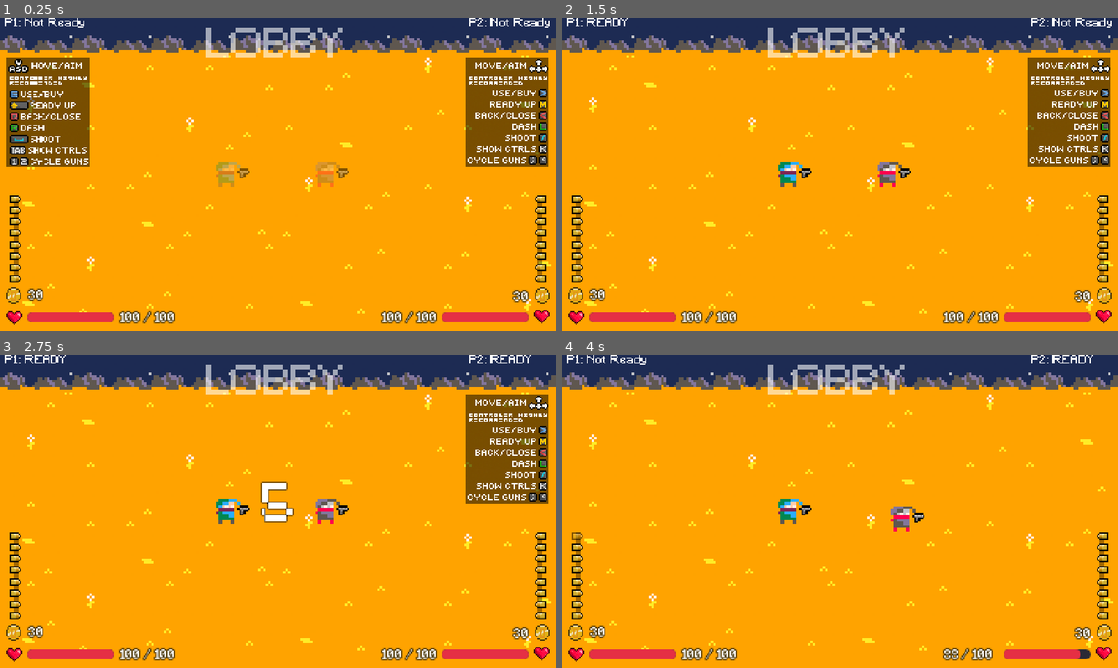
Above: before the commit, frames 1-4 (two rows, left to right).
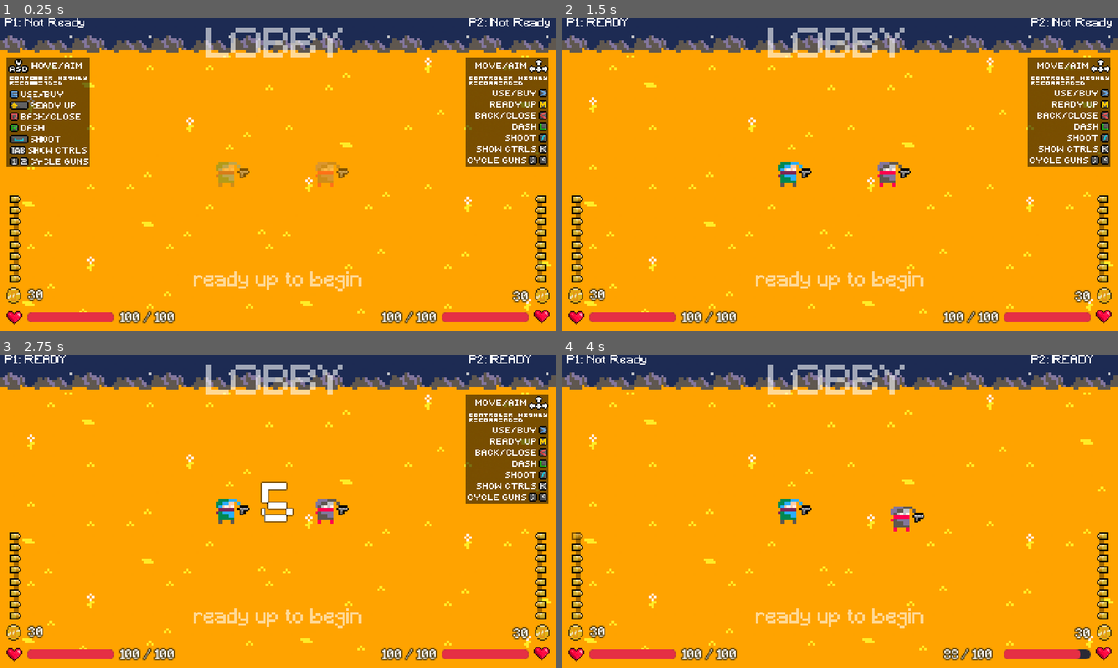
Above: after the commit, the same moments.

Repository: SamZhang150/rivals-ascent
Game: Godot game, scene res://scenes/core/splitscreen.tscn
The game is run twice, just before and just after one commit, with the same random seed, the same clock (stepped at 60 frames per second) and the same inputs.
Inputs (mouse positions are in pixels of both pictures, inside the frame that each line leads up to):
- Up to frame 1 (0.25 s): no input
- Up to frame 2 (1.5 s): move the mouse to (962, 158) at 0.52 s; hold Shift (p1_ready) 0.53-1.28 s; click (962, 158) at 0.67 s; tap Enter at 1.25 s; move the mouse to (728, 190) at 1.27 s; tap Tab (p1_toggle_controls) at 1.35 s; click (728, 190) at 1.42 s
- Up to frame 3 (2.75 s): tap Space at 2 s; move the mouse to (333, 442) at 2.02 s; hold M (p2_ready) from 2.03 s (still down); click (333, 442) at 2.17 s
- Up to frame 4 (4 s): tap Enter at 2.75 s; move the mouse to (812, 574) at 2.77 s; release M (p2_ready) at 2.78 s; tap K (p2_toggle_controls) at 2.85 s; click (812, 574) at 2.92 s; tap Space at 3.5 s; move the mouse to (1006, 558) at 3.52 s; hold Shift (p1_ready) from 3.53 s (still down); click (1006, 558) at 3.67 s

The runs differ from the first frame. In frame 1, 0.5% of the frame differs, in the area x 34-65%, y 80-88%; in frame 2, 0.5%; in frame 3, 0.5%; in frame 4, 0.5%.

Commit message:
add citations

Diff:
--- a/scenes/core/splitscreen.tscn
+++ b/scenes/core/splitscreen.tscn
@@ -209,6 +209,7 @@
 [node name="AmmoUIRight" parent="UI" unique_id=917244202 instance=ExtResource("10_ammo")]
 
 [node name="ControlsUILeft" type="Control" parent="UI" unique_id=1979661846]
+z_index = 10
 layout_mode = 3
 anchors_preset = 0
 offset_right = 40.0
@@ -222,6 +223,7 @@
 animation = &"controlskey"
 
 [node name="ControlsUIRight" type="Control" parent="UI" unique_id=1536005814]
+z_index = 10
 layout_mode = 3
 anchors_preset = 0
 offset_right = 40.0
@@ -251,16 +253,12 @@
 
 [node name="ShopMusic" type="AudioStreamPlayer" parent="." unique_id=880139319]
 stream = ExtResource("23_wks8d")
-volume_db = -4.0
 
 [node name="LobbyMusic" type="AudioStreamPlayer" parent="." unique_id=1543466449]
 stream = ExtResource("24_y76fd")
-volume_db = -4.0
 
 [node name="DungeonMusic" type="AudioStreamPlayer" parent="." unique_id=1829571214]
 stream = ExtResource("25_xlu7k")
-volume_db = -4.0
 
 [node name="DuelMusic" type="AudioStreamPlayer" parent="." unique_id=454975584]
 stream = ExtResource("26_402a5")
-volume_db = -4.0
--- /dev/null
+++ b/scenes/entities/weapons/deagle.tscn
@@ -0,0 +1,84 @@
+[gd_scene format=3 uid="uid://cmono4hc586xg"]
+
+[ext_resource type="Script" uid="uid://do6ylt0ahl1lb" path="res://scripts/weapons/gun.gd" id="1_fphqp"]
+[ext_resource type="Texture2D" uid="uid://2f865a7a0354" path="res://assets/sprites/weapons/ammo/45.png" id="2_70k84"]
+[ext_resource type="PackedScene" uid="uid://o5n41athbj2o" path="res://scenes/entities/weapons/projectiles/laser_projectile.tscn" id="3_tf6jj"]
+[ext_resource type="AudioStream" uid="uid://pfjrhdh8nokt" path="res://assets/audio/weapons/revolvershoot.wav" id="5_3ijv4"]
+[ext_resource type="Texture2D" uid="uid://dftasccex4kxw" path="res://assets/sprites/weapons/deagle.png" id="5_70k84"]
+[ext_resource type="AudioStream" uid="uid://b01wr2ond4rnx" path="res://assets/audio/weapons/revolverreload.wav" id="6_rb4gk"]
+
+[sub_resource type="AtlasTexture" id="AtlasTexture_70k84"]
+atlas = ExtResource("5_70k84")
+region = Rect2(0, 0, 22, 11)
+
+[sub_resource type="AtlasTexture" id="AtlasTexture_tf6jj"]
+atlas = ExtResource("5_70k84")
+region = Rect2(22, 0, 22, 11)
+
+[sub_resource type="AtlasTexture" id="AtlasTexture_sblls"]
+atlas = ExtResource("5_70k84")
+region = Rect2(44, 0, 22, 11)
+
+[sub_resource type="AtlasTexture" id="AtlasTexture_3ijv4"]
+atlas = ExtResource("5_70k84")
+region = Rect2(66, 0, 22, 11)
+
+[sub_resource type="AtlasTexture" id="AtlasTexture_rb4gk"]
+atlas = ExtResource("5_70k84")
+region = Rect2(88, 0, 22, 11)
+
+[sub_resource type="SpriteFrames" id="SpriteFrames_kkxoa"]
+animations = [{
+"frames": [{
+"duration": 0.4,
+"texture": SubResource("AtlasTexture_tf6jj")
+}, {
+"duration": 0.4,
+"texture": SubResource("AtlasTexture_sblls")
+}, {
+"duration": 0.2,
+"texture": SubResource("AtlasTexture_3ijv4")
+}, {
+"duration": 1.0,
+"texture": SubResource("AtlasTexture_rb4gk")
+}],
+"loop": false,
+"name": &"fire",
+"speed": 5.0
+}, {
+"frames": [{
+"duration": 1.0,
+"texture": SubResource("AtlasTexture_70k84")
+}],
+"loop": true,
+"name": &"idle",
+"speed": 5.0
+}]
+
+[node name="Deagle" type="Node2D" unique_id=1518235098]
+scale = Vector2(0.5, 0.5)
+script = ExtResource("1_fphqp")
+fire_rate = 2.4
+damage = 15
+bullet_radius = 3.0
+bullet_length = 3.0
+bullet_speed = 300.0
+projectile_base_color = Color(0.7433496, 0.30463278, 9.62615e-08, 1)
+max_ammo = 7
+reload_time = 0.8
+current_ammo = 10
+ammo_icon = ExtResource("2_70k84")
+projectile_scene = ExtResource("3_tf6jj")
+shop_icon = SubResource("AtlasTexture_70k84")
+price = 44
+description = "One more bullet that it's cousin, the revolver. Might be compensating for something."
+
+[node name="AnimatedSprite2D" type="AnimatedSprite2D" parent="." unique_id=110348040]
+sprite_frames = SubResource("SpriteFrames_kkxoa")
+animation = &"idle"
+
+[node name="Shoot" type="AudioStreamPlayer" parent="." unique_id=1902218631]
+stream = ExtResource("5_3ijv4")
+
+[node name="Reload" type="AudioStreamPlayer" parent="." unique_id=19300168]
+stream = ExtResource("6_rb4gk")
--- a/scenes/levels/shared/lobby.tscn
+++ b/scenes/levels/shared/lobby.tscn
@@ -592,3 +592,13 @@
 offset_bottom = 28.0
 theme_override_fonts/font = ExtResource("2_7vqca")
 text = "LOBBY"
+
+[node name="Label2" type="Label" parent="." unique_id=896422706]
+modulate = Color(1, 1, 1, 0.5882353)
+offset_left = 77.5
+offset_top = 102.5
+offset_right = 213.5
+offset_bottom = 125.5
+scale = Vector2(0.5, 0.5)
+theme_override_fonts/font = ExtResource("2_7vqca")
+text = "ready up to begin"
--- a/scenes/levels/shared/shop.tscn
+++ b/scenes/levels/shared/shop.tscn
@@ -4,6 +4,7 @@
 [ext_resource type="Texture2D" uid="uid://u3emwq1rc6h6" path="res://assets/sprites/shop/upgradeshop.png" id="3_ql8nn"]
 [ext_resource type="Texture2D" uid="uid://dt5h1pf3u8lkh" path="res://assets/sprites/shop/weaponshop.png" id="3_rn1qy"]
 [ext_resource type="Script" uid="uid://dgqt24s3qjnx3" path="res://scripts/station.gd" id="3_t0dvs"]
+[ext_resource type="FontFile" uid="uid://cqhlyweokgngl" path="res://assets/fonts/pixel_font.ttf" id="5_ql8nn"]
 
 [sub_resource type="TileSetAtlasSource" id="TileSetAtlasSource_k0yl7"]
 texture = ExtResource("1_k0yl7")
@@ -624,6 +625,16 @@
 position = Vector2(112, 129)
 shape = SubResource("RectangleShape2D_0o025")
 
+[node name="Label" type="Label" parent="." unique_id=687698204]
+modulate = Color(1, 1, 1, 0.7647059)
+offset_left = 30.5
+offset_top = 21.0
+offset_right = 193.5
+offset_bottom = 44.0
+theme_override_fonts/font = ExtResource("5_ql8nn")
+theme_override_font_sizes/font_size = 12
+text = "<Weapons<         >Upgrades>"
+
 [connection signal="body_entered" from="ShopStations/UpgradeStation" to="ShopStations/UpgradeStation" method="_on_body_entered"]
 [connection signal="body_exited" from="ShopStations/UpgradeStation" to="ShopStations/UpgradeStation" method="_on_body_exited"]
 [connection signal="body_entered" from="ShopStations/BuyStation" to="ShopStations/BuyStation" method="_on_body_entered"]
--- a/scripts/player.gd
+++ b/scripts/player.gd
@@ -399,6 +399,8 @@
 func _equip_starter_weapon() -> void:
 	if not inventory.has("pistol"):
 		inventory.append("pistol")
+	# if not inventory.has("deagle"):
+	# 	inventory.append("deagle")
 	# if not inventory.has("baseball"):
 	# 	inventory.append("baseball")
 	# if not inventory.has("6shooter"):
@@ -435,10 +437,10 @@
 	# 	inventory.append("telecaster")
 	# if not inventory.has("2xbow"):
 	# 	inventory.append("2xbow")
-	if not inventory.has("sparkbolt"):
-		inventory.append("sparkbolt")
-	# if not inventory.has("zeusbolt"):
-	# 	inventory.append("zeusbolt")
+	# if not inventory.has("sparkbolt"):
+	# 	inventory.append("sparkbolt")
+	if not inventory.has("zeusbolt"):
+		inventory.append("zeusbolt")
 	# if not inventory.has("taserlaser"):
 	# 	inventory.append("taserlaser")
 	current_weapon_index = inventory.find(starter_weapon_key)
--- a/scripts/weapons/weapon_pool.tres
+++ b/scripts/weapons/weapon_pool.tres
@@ -12,6 +12,7 @@
 [ext_resource type="PackedScene" uid="uid://drgrjya6fqayc" path="res://scenes/entities/weapons/grenadelauncher.tscn" id="6_u0aoc"]
 [ext_resource type="PackedScene" uid="uid://be0jmy4wdf5ws" path="res://scenes/entities/weapons/taserlaser.tscn" id="6_x7tnw"]
 [ext_resource type="PackedScene" uid="uid://462nq2egl6ly" path="res://scenes/entities/weapons/shotgun.tscn" id="7_glpsx"]
+[ext_resource type="PackedScene" uid="uid://cmono4hc586xg" path="res://scenes/entities/weapons/deagle.tscn" id="7_jf3x2"]
 [ext_resource type="PackedScene" uid="uid://bnghuays1cfpf" path="res://scenes/entities/weapons/slimelauncher.tscn" id="9_uwiqs"]
 [ext_resource type="PackedScene" uid="uid://h3h7bp45tfyq" path="res://scenes/entities/weapons/6shooter.tscn" id="10_28guu"]
 [ext_resource type="PackedScene" uid="uid://b3e1flhbhwub3" path="res://scenes/entities/weapons/stratocaster.tscn" id="11_4cmam"]
@@ -25,7 +26,7 @@
 
 [resource]
 script = ExtResource("1_qenqu")
-power_1 = Array[PackedScene]([ExtResource("1_wssqx"), ExtResource("4_jlorm"), ExtResource("1_v8nrh"), ExtResource("3_02wf5"), ExtResource("2_u0aoc"), ExtResource("6_x7tnw")])
+power_1 = Array[PackedScene]([ExtResource("1_wssqx"), ExtResource("4_jlorm"), ExtResource("1_v8nrh"), ExtResource("3_02wf5"), ExtResource("2_u0aoc"), ExtResource("6_x7tnw"), ExtResource("7_jf3x2")])
 power_2 = Array[PackedScene]([ExtResource("10_28guu"), ExtResource("3_u0aoc"), ExtResource("6_u0aoc"), ExtResource("12_iuebs"), ExtResource("7_glpsx"), ExtResource("12_3hxrx"), ExtResource("9_uwiqs"), ExtResource("14_jf3x2")])
 power_3 = Array[PackedScene]([ExtResource("2_6w11v"), ExtResource("4_glpsx"), ExtResource("12_g57r5"), ExtResource("11_4cmam"), ExtResource("13_2swu6"), ExtResource("20_wu7oo"), ExtResource("21_512gv")])
 metadata/_custom_type_script = "uid://0v6tj1ef1bb4"
Binary file changed: assets/sprites/ui/controls1.png
Binary file added: assets/sprites/weapons/deagle.png
Not shown, added: assets/sprites/weapons/deagle.png.import
Not shown, added: citation.txt
